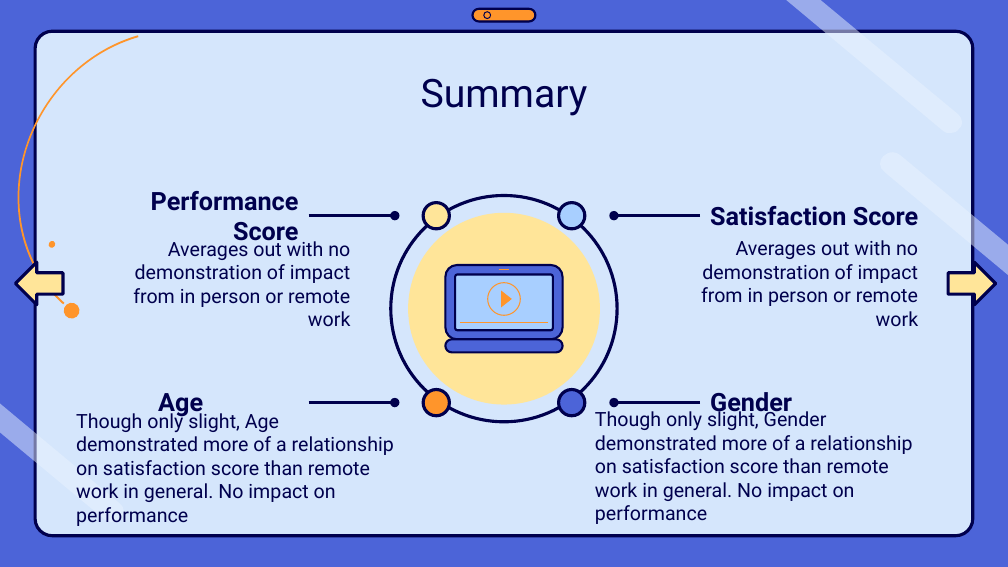
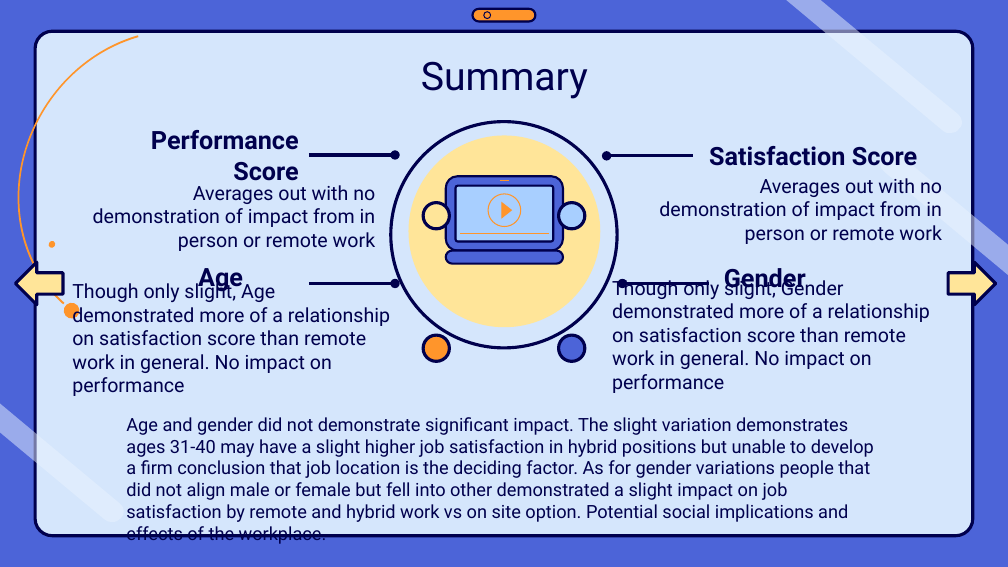
Before and after one commit to anharr16/Data-Analytics-2026-HF-LGACC, a slide deck: slide 11 of Data Analytics Capstone AH.pptx. Drawn at 1008x567 pixels with LibreOffice and Linux fonts; fonts in the diff are those of the drawing. Boxes give left, top, right and bottom in pixels: in the first picture for what was removed or moved away, otherwise in the second. Text is boxed around its words. In the diff, an @@ line names an element or a change of style, - is before the commit and + after.

```diff
--- a/Data Analytics Capstone AH.pptx
+++ b/Data Analytics Capstone AH.pptx
@@ title "Summary": place and size @@
-title "Summary" at (421, 78, 588, 116)
+title "Summary" at (421, 61, 588, 99)
@@ freeform shape: place and size @@
-freeform shape at (391, 196, 618, 422)
+freeform shape at (391, 122, 618, 349)
@@ freeform shape: place and size @@
-freeform shape at (408, 213, 600, 404)
+freeform shape at (408, 135, 600, 327)
@@ 2 texts, 1 arrow: place and size @@
-2 texts, 1 arrow at (151, 191, 918, 246)
+2 texts, 1 arrow at (151, 130, 917, 181)
@@ arrow moved from (701, 216) - (614, 216) to (692, 156) - (607, 156) @@
@@ text "Averages out with no demonstration ..." rewrapped from (701, 240, 918, 326) to (659, 178, 942, 244) @@
@@ text "Averages out with no demonstration ..." rewrapped from (133, 238, 350, 326) to (93, 185, 376, 251) @@
@@ 10 freeform shapes: place and size @@
-10 freeform shapes at (446, 265, 562, 405)
+10 freeform shapes at (446, 176, 562, 317)
@@ text "Age": place and size @@
-text "Age" at (158, 393, 203, 417)
+text "Age" at (198, 268, 243, 292)
@@ text "Gender": place and size @@
-text "Gender" at (710, 392, 792, 417)
+text "Gender" at (724, 268, 806, 293)
@@ text "Though only slight, Age demonstrated ...": place and size @@
-text "Though only slight, Age demonstrated ..." at (76, 410, 394, 526)
+text "Though only slight, Age demonstrated ..." at (72, 280, 390, 396)
@@ arrow moved from (308, 402) - (395, 402) to (308, 283) - (395, 283) @@
@@ text "Though only slight, Gender demonstrated ...": place and size @@
-text "Though only slight, Gender demonstrated ..." at (595, 408, 912, 524)
+text "Though only slight, Gender demonstrated ..." at (612, 277, 930, 393)
@@ arrow moved from (701, 402) - (614, 402) to (709, 283) - (622, 283) @@
@@ ellipse: place and size @@
-ellipse at (423, 389, 450, 415)
+ellipse at (423, 335, 450, 361)
@@ ellipse: place and size @@
-ellipse at (558, 389, 585, 415)
+ellipse at (558, 335, 585, 361)
@@ text added at (126, 417, 874, 544), 13 pt, text #00004D @@
+Age and gender did not demonstrate significant impact. The slight variation demonstrates ages 31-40 may have a slight higher job satisfaction in hybrid positions but unable to develop a firm conclusion that job location is the deciding factor. As for gender variations people that did not align male or female but fell into other demonstrated a slight impact on job satisfaction by remote and hybrid work vs on site option. Potential social implications and effects of the workplace.
```
Also in this commit, not shown: 1 other slide changed, 2 other files.
